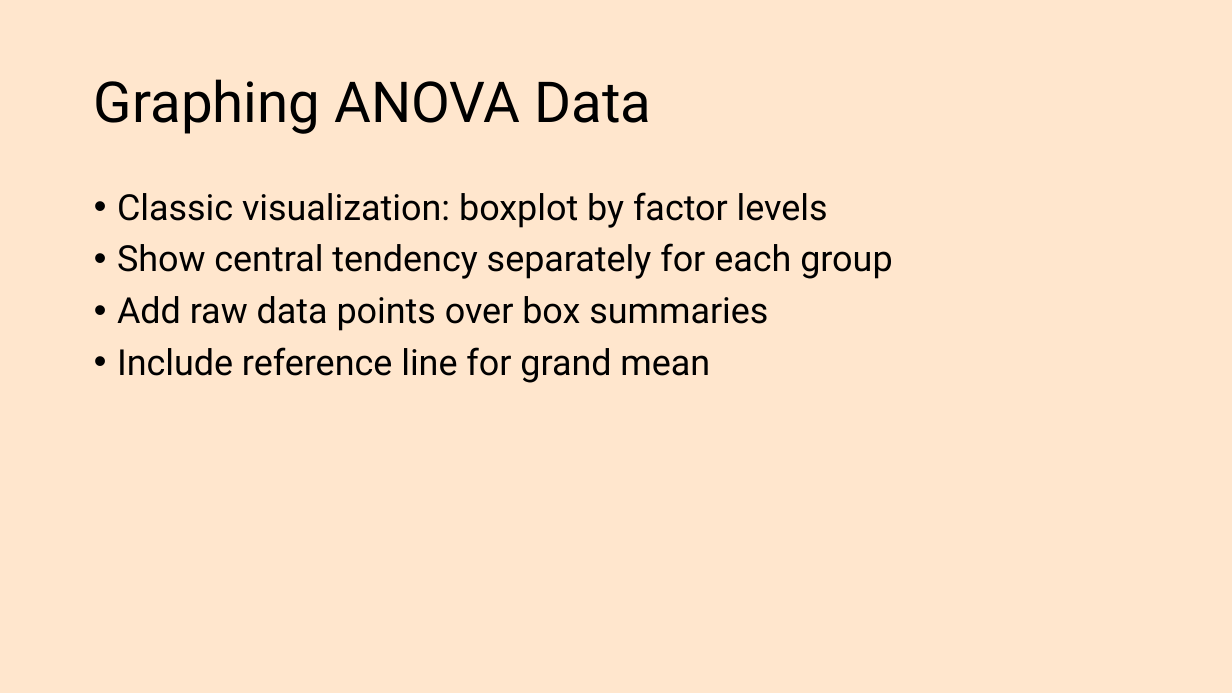
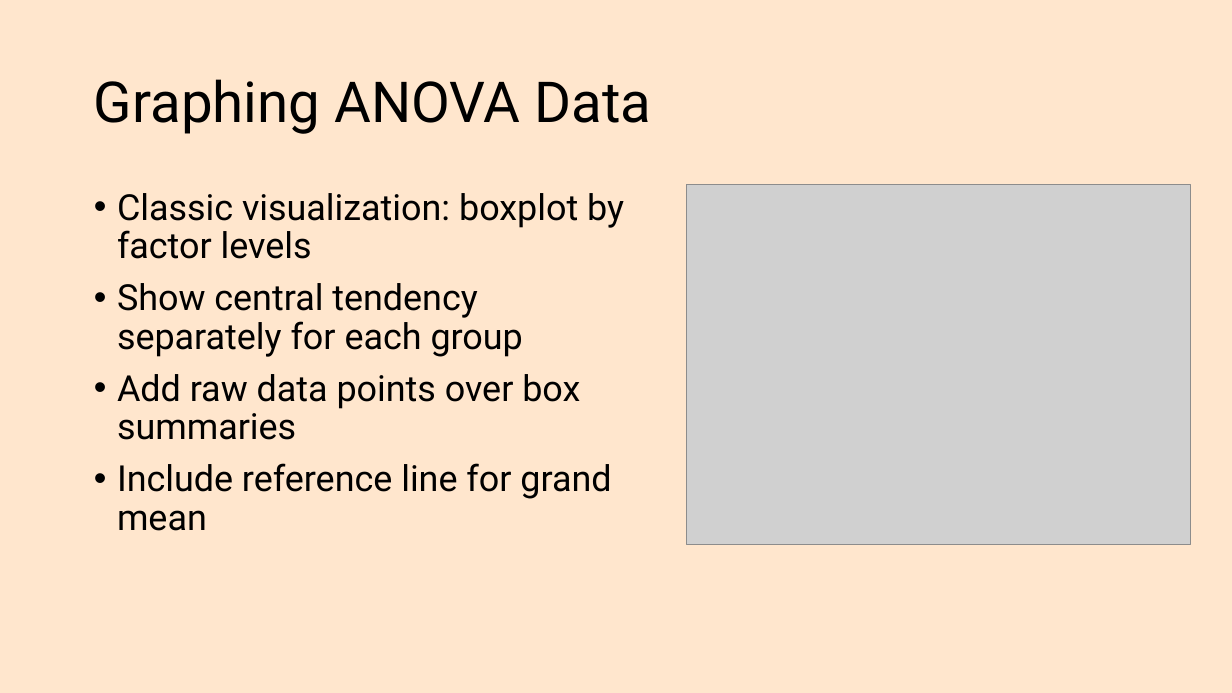
Before and after one commit to rstats-bootcamp/RStatsBootcamp-2025, a slide deck: slide 10 of .slides/topics/12_anova.pptx. Drawn at 1232x693 pixels with LibreOffice and Linux fonts; fonts in the diff are those of the drawing; grey boxes stand for pictures. Boxes give left, top, right and bottom in pixels: in the first picture for what was removed or moved away, otherwise in the second. Text is boxed around its words. In the diff, an @@ line names an element or a change of style, - is before the commit and + after.

```diff
--- a/.slides/topics/12_anova.pptx
+++ b/.slides/topics/12_anova.pptx
@@ text "Classic visualization: boxplot by factor ..." rewrapped from [117,192,892,383] to [117,193,624,531] @@
@@ picture added at [687,185,1190,545] @@
```
Also in this commit, not shown: 3 other slides changed, 2 slides added, 5 other files.
